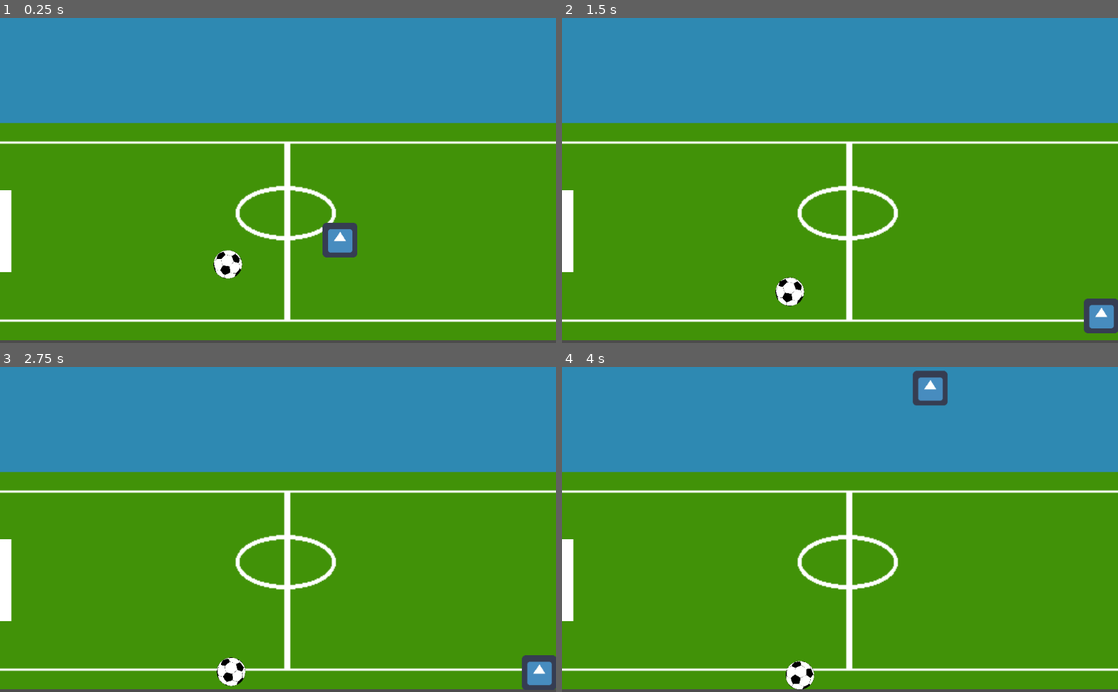
Above: before the commit, frames 1-4 (two rows, left to right).
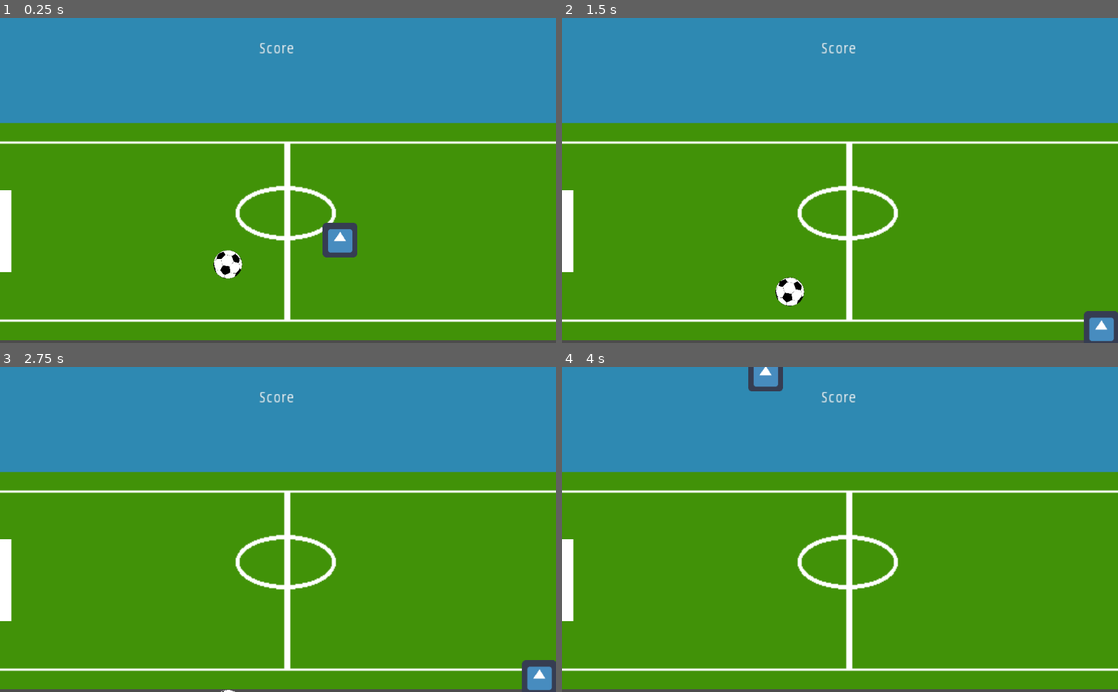
Above: after the commit, the same moments.

Repository: xDeviOfficial/foot-play
Game: Godot game, scene res://Game.tscn
The game is run twice, just before and just after one commit, with the same random seed, the same clock (stepped at 60 frames per second) and the same inputs. The engine's default icon, where the game draws it, is replaced by a stand-in: a white triangle on a blue panel in a dark square.
Inputs:
- Up to frame 1 (0.25 s): no input
- Up to frame 2 (1.5 s): hold Right (ui_right) 0.53-1.28 s; hold Down (ui_down) from 1.28 s (still down)
- Up to frame 3 (2.75 s): release Down (ui_down) at 2.03 s; hold Right (ui_right) from 2.03 s (still down)
- Up to frame 4 (4 s): release Right (ui_right) at 2.78 s; hold Up (ui_up) 2.78-3.53 s; hold Left (ui_left) from 3.53 s (still down)

The runs differ from the first frame. In frame 1, less than 0.1% of the frame differs, in the area x 46-53%, y 7-11%; in frame 2, 0.7%; in frame 3, 0.8%; in frame 4, 1.6%, in the area x 33-70%, y 0-100%.

Commit message:
Improve Physics Collision

Diff:
--- a/Game.tscn
+++ b/Game.tscn
@@ -10,15 +10,6 @@
 [ext_resource path="res://GoalObject.gd" type="Script" id=8]
 [ext_resource path="res://Goal.png" type="Texture" id=9]
 
-[sub_resource type="RectangleShape2D" id=1]
-extents = Vector2( 30, 30 )
-
-[sub_resource type="PhysicsMaterial" id=2]
-bounce = 0.4
-
-[sub_resource type="CircleShape2D" id=3]
-radius = 26.0
-
 [sub_resource type="RectangleShape2D" id=4]
 extents = Vector2( 614.039, 10 )
 
@@ -30,6 +21,15 @@
 
 [sub_resource type="RectangleShape2D" id=7]
 extents = Vector2( 10, 395.632 )
+
+[sub_resource type="RectangleShape2D" id=1]
+extents = Vector2( 30, 30 )
+
+[sub_resource type="PhysicsMaterial" id=2]
+bounce = 0.4
+
+[sub_resource type="CircleShape2D" id=3]
+radius = 26.6693
 
 [sub_resource type="RectangleShape2D" id=8]
 extents = Vector2( 13.2819, 88.4422 )
@@ -44,36 +44,22 @@
 texture = ExtResource( 2 )
 
 [node name="playArea" type="Sprite" parent="."]
+editor/display_folded = true
 position = Vector2( -96.9414, -15.6308 )
 scale = Vector2( 1.86333, 2.00452 )
 texture = ExtResource( 3 )
 
-[node name="PlayerBody" type="KinematicBody2D" parent="."]
-script = ExtResource( 4 )
-
-[node name="Sprite" type="Sprite" parent="PlayerBody"]
-texture = ExtResource( 5 )
-
-[node name="CollisionShape2D" type="CollisionShape2D" parent="PlayerBody"]
-position = Vector2( -1, 0 )
-shape = SubResource( 1 )
-
-[node name="Ball" type="RigidBody2D" parent="."]
-mass = 0.0867347
-physics_material_override = SubResource( 2 )
-gravity_scale = 0.5
-script = ExtResource( 6 )
-
-[node name="Sprite" type="Sprite" parent="Ball"]
-position = Vector2( -206.5, 43.5 )
-scale = Vector2( 0.11, 0.11 )
-texture = ExtResource( 7 )
-
-[node name="CollisionShape2D" type="CollisionShape2D" parent="Ball"]
-position = Vector2( -205.005, 42 )
-shape = SubResource( 3 )
+[node name="ScoreText" type="Label" parent="playArea"]
+margin_left = -68.0
+margin_top = -175.0
+margin_right = 52.0
+margin_bottom = -123.0
+text = "Score "
+align = 1
 
 [node name="StaticBody2D" type="StaticBody2D" parent="."]
+editor/display_folded = true
+position = Vector2( 0, -3.05176e-005 )
 
 [node name="CollisionShape2D" type="CollisionShape2D" parent="StaticBody2D"]
 position = Vector2( -116.71, 194.354 )
@@ -88,10 +74,38 @@
 shape = SubResource( 6 )
 
 [node name="CollisionShape2D4" type="CollisionShape2D" parent="StaticBody2D"]
-position = Vector2( -638.038, -73.6336 )
+position = Vector2( -638.038, -74.2323 )
 shape = SubResource( 7 )
 
+[node name="PlayerBody" type="KinematicBody2D" parent="."]
+editor/display_folded = true
+script = ExtResource( 4 )
+
+[node name="Sprite" type="Sprite" parent="PlayerBody"]
+texture = ExtResource( 5 )
+
+[node name="CollisionShape2D" type="CollisionShape2D" parent="PlayerBody"]
+position = Vector2( -1, 0 )
+shape = SubResource( 1 )
+
+[node name="Ball" type="RigidBody2D" parent="."]
+editor/display_folded = true
+mass = 0.0867347
+physics_material_override = SubResource( 2 )
+gravity_scale = 0.5
+script = ExtResource( 6 )
+
+[node name="Sprite" type="Sprite" parent="Ball"]
+position = Vector2( -206.5, 43.5 )
+scale = Vector2( 0.11, 0.11 )
+texture = ExtResource( 7 )
+
+[node name="CollisionShape2D" type="CollisionShape2D" parent="Ball"]
+position = Vector2( -206.722, 43.7171 )
+shape = SubResource( 3 )
+
 [node name="GoalObject" type="Area2D" parent="."]
+editor/display_folded = true
 script = ExtResource( 8 )
 
 [node name="CollisionShape2D" type="CollisionShape2D" parent="GoalObject"]
@@ -102,3 +116,5 @@
 position = Vector2( -617.557, -16.3533 )
 scale = Vector2( 5.17892, 4.73641 )
 texture = ExtResource( 9 )
+
+[connection signal="body_entered" from="Ball" to="GoalObject" method="_on_Ball_body_entered"]
--- a/GoalObject.gd
+++ b/GoalObject.gd
@@ -15,3 +15,7 @@
 
 func _on_Area2D_body_enter(body):
     print(str('Body entered: ', body.get_name()))
+
+
+func _on_Ball_body_entered(body):
+	print("Goal!!");
--- a/PlayerBody.gd
+++ b/PlayerBody.gd
@@ -4,7 +4,9 @@
 var velocity = Vector2()
 
 func get_input():
-    velocity = Vector2()
+    velocity = Vector2();
+
+
 
     var screen_size = get_viewport().get_visible_rect().size;
     var x = global_position.x;
@@ -28,6 +30,13 @@
         velocity.y -= 1
     velocity = velocity.normalized() * speed
 
+
+
+
 func _physics_process(delta):
-    get_input()
+    var collisionInfo = move_and_collide(velocity.normalized() * speed * delta);
+    if collisionInfo:
+	    collisionInfo.collider.queue_free();
+    #print(collisionInfo);
+    get_input();
     move_and_collide(velocity * delta)
